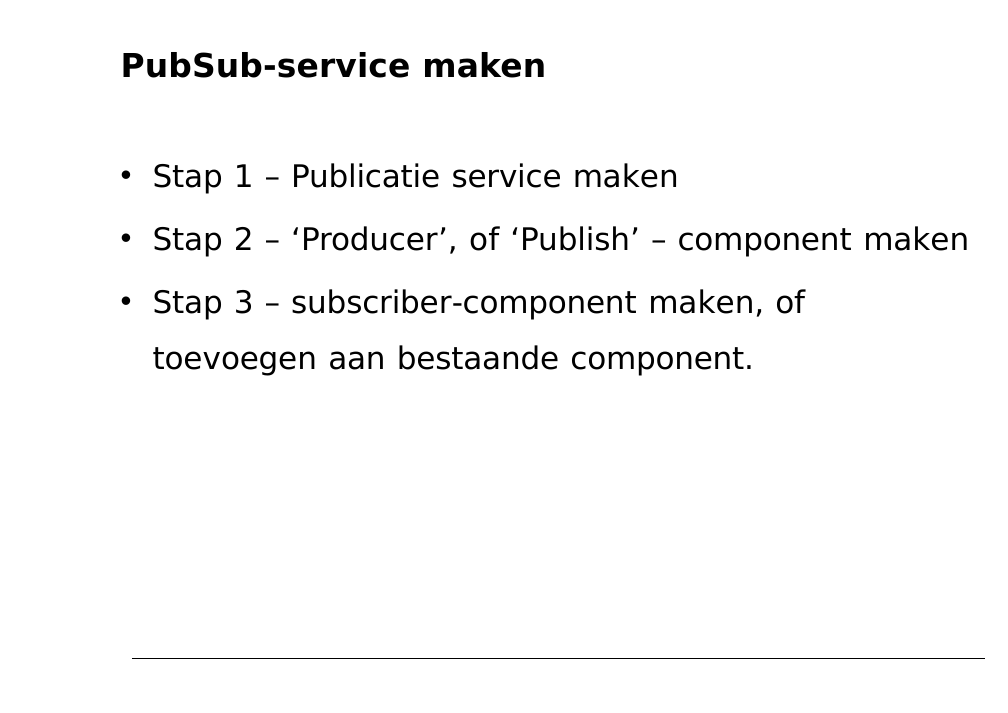
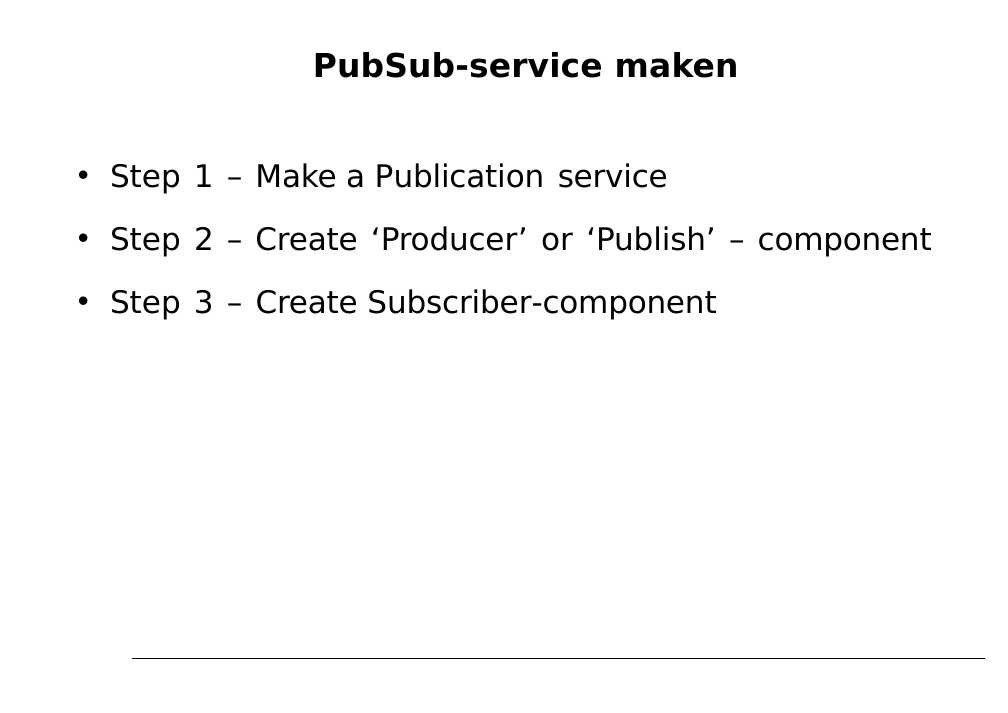
Before and after one commit to petereijgermans11/workshop-angular10, a slide deck: slide 36 of PPT/04- Angular Component Tree.pptx (slide 35 before the commit). Drawn at 1008x713 pixels with LibreOffice and Linux fonts; fonts in the diff are those of the drawing. Boxes give left, top, right and bottom in pixels: in the first picture for what was removed or moved away, otherwise in the second. Text is boxed around its words. In the diff, an @@ line names an element or a change of style, - is before the commit and + after.

```diff
--- a/PPT/04- Angular Component Tree.pptx
+++ b/PPT/04- Angular Component Tree.pptx
@@ title "PubSub-service maken" at bbox=[313, 52, 739, 78]: alignment left to centre @@
@@ text at bbox=[110, 163, 932, 320]: text changed @@
-• Stap 1 – Publicatie service maken
-• Stap 2 – ‘Producer’, of ‘Publish’ – component maken
-• Stap 3 – subscriber-component maken, of toevoegen aan bestaande component.
+• Step 1 – Make a Publication service
+• Step 2 – Create ‘Producer’ or ‘Publish’ – component
+• Step 3 – Create Subscriber-component
```
Also in this commit, not shown: 25 other slides changed, 6 slides added, 5 slides removed, 9 other files.
